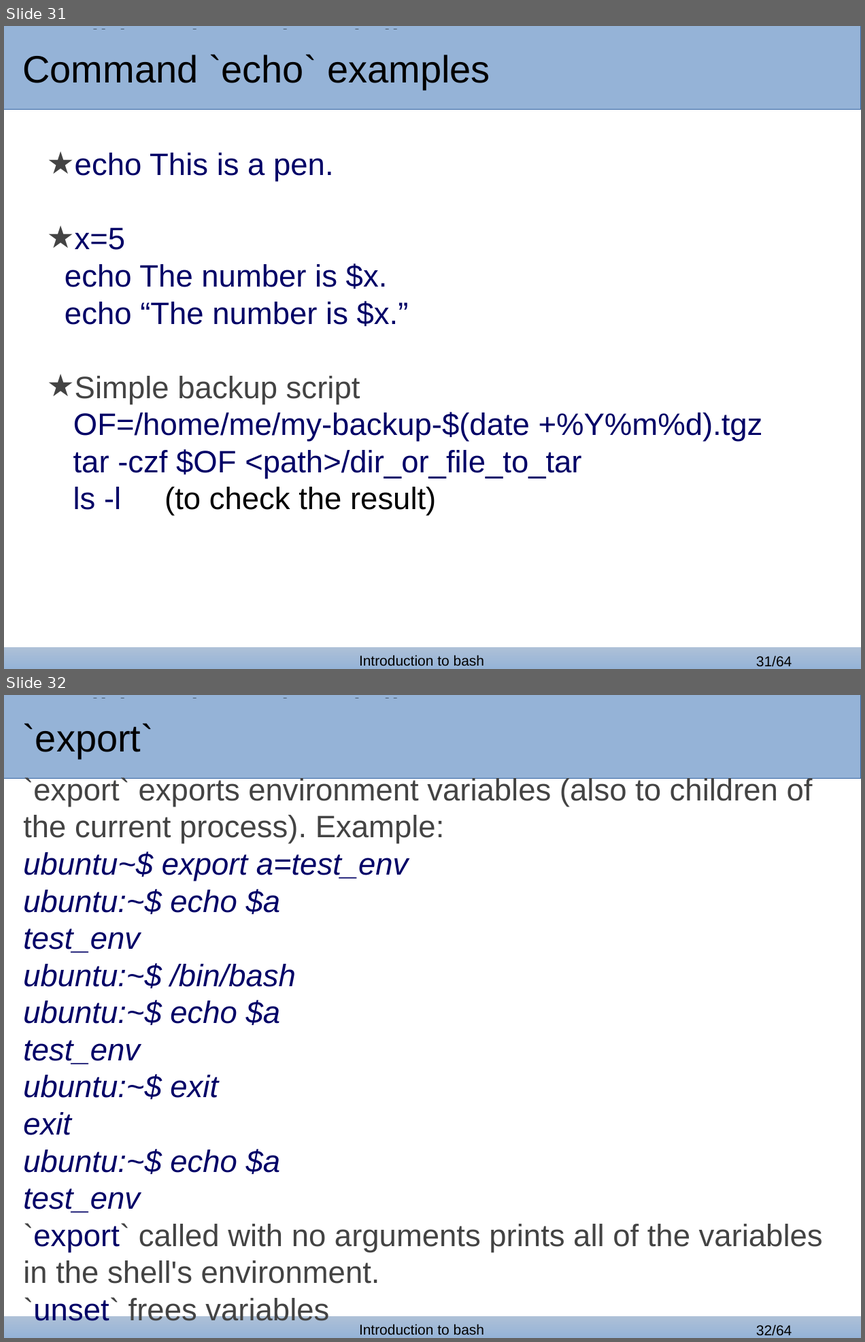
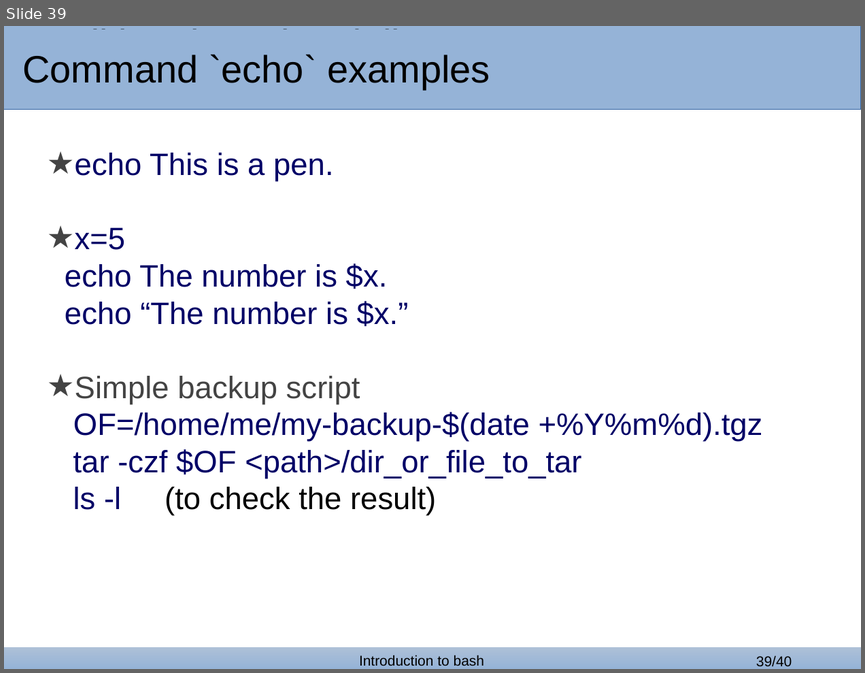
Before and after one commit to bertocco/abilita_info_units_1920, a slide deck: lezioni/bash_lessons/bash_1.odp. Shown one above the other, each under a label of ours: slides 31 and 32 before the commit, slide 39 after it. The pictures are 865x1342 and 865x673 pixels, drawn with LibreOffice and Linux fonts; fonts in the diff are those of the drawing; background and template pictures are left out. Boxes give left, top, right and bottom in pixels: in the first picture for what was removed or moved away, otherwise in the second. Text is boxed around its words. In the diff, an @@ line names an element or a change of style, - is before the commit and + after.

```diff
--- a/lezioni/bash_lessons/bash_1.odp
+++ b/lezioni/bash_lessons/bash_1.odp
@@ slide 32 removed at (4, 695, 861, 1338), background #FFFFFF; not listed: 4 template elements that a slide beside it also shows @@
@@ rectangle removed at (4, 698, 707, 775) @@
-`export`
@@ title removed at (22, 698, 472, 733) @@
-Traditional service delivery
@@ text removed at (23, 776, 823, 1326) @@
-`export` exports environment variables (also to children of the current process). Example:
-ubuntu~$ export a=test_env
-ubuntu:~$ echo $a
-test_env
-ubuntu:~$ /bin/bash
-ubuntu:~$ echo $a
-test_env
-ubuntu:~$ exit
-exit
-ubuntu:~$ echo $a
-test_env
-`export` called with no arguments prints all of the variables in the shell's environment.
-`unset` frees variables
@@ what was slide 31 is now slide 39 @@
@@ page number at (756, 656, 791, 667): text changed @@
-31/64
+39/40
```
Also in this commit, not shown: 5 slides changed, 9 slides added, 32 other slides removed, 1 other file.
